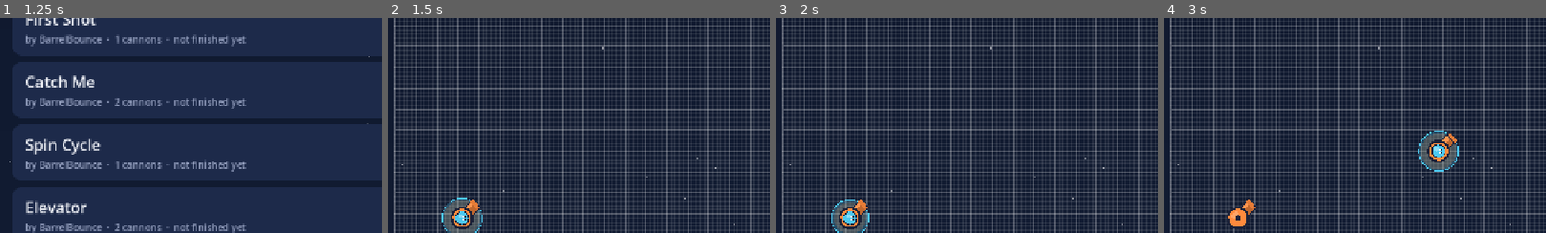
Above: before the commit, frames 1-4 (left to right).
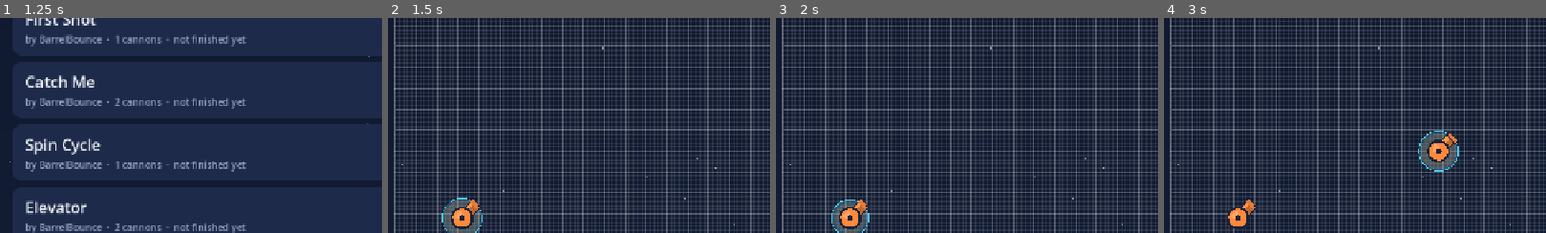
Above: after the commit, the same moments.

Repository: incredibleLeitman/BarrelBounce
Game: Godot game, scene res://scenes/main_menu.tscn
Two runs of this game, one before a commit and one after it. Both use one fixed random seed, a clock stepped at 60 frames per second and the inputs below.
Inputs:
- Up to frame 1 (1.25 s): click "Start" at 0.5 s
- Up to frame 2 (1.5 s): click "+ New level" at 1.25 s
- Up to frame 3 (2 s): no input
- Up to frame 4 (3 s): click "+ Cannon" at 2 s; click "Make start" at 2.75 s
The pictures show only the part of the screen within x 0-50%, y 27-77%; the shares and areas given below are measured in that part.

Frame 1 is identical in both runs. In frame 2, 0.2% of the frame differs, in the area x 17-22%, y 89-97%; in frame 3, 0.2%; in frame 4, 0.2%.

Commit message:
Editor: colour movement patterns per cannon
Selected cannons draw their movement hints in the pulsing selection
colour, thicker and above everything else. Other cannons use a lighter
tint of their type colour, one step darker for each further cannon of
the same type, wrapping after four steps.

Co-Authored-By: Claude Fable 5.1 <noreply@anthropic.com>
Claude-Session: https://claude.ai/code/session_01P1Bjp7HghSrjiHKHQrjXiS

Diff:
--- a/scripts/editor.gd
+++ b/scripts/editor.gd
@@ -488,8 +488,10 @@
 	_rebuild_inspector()
 
 
-func _set_selection(indices: Array[int], finish := false) -> void:
-	selection = indices.duplicate()
+func _set_selection(indices: Array, finish := false) -> void:
+	selection.clear()
+	for i in indices:
+		selection.append(int(i))
 	finish_selected = finish and indices.is_empty()
 	view.set_selection(selection, finish_selected)
 	_rebuild_inspector()
--- a/scripts/view/cannon_node.gd
+++ b/scripts/view/cannon_node.gd
@@ -9,6 +9,10 @@
 var show_hints := false
 var pulse := 0.0
 var fuse := 1.0           # 0..1, fraction of the fuse left (auto cannons only)
+## Which cannon of its type this is (0, 1, 2, ...). Movement hints get a darker shade per step
+## so neighbouring cannons of the same type can be told apart.
+var shade_index := 0
+const SHADE_STEPS := 4
 var spark_rng := RandomNumberGenerator.new()
 
 
@@ -106,22 +110,33 @@
 			draw_circle(tip + dir * len, 1.5, Color(col, 0.9))
 
 
+## Colour of this cannon's movement hints: the pulsing selection colour when selected,
+## otherwise a lighter tint of the type colour, one step darker per cannon of the same type.
+func hint_color() -> Color:
+	if selected:
+		return Color(UI.ACCENT_2, 0.6 + 0.35 * sin(pulse * 6.0))
+	var type_color: Color = Simulation.type_info(str(data.get("type", "normal")))["color"]
+	var tint := type_color.lightened(0.55).darkened(0.24 * (shade_index % SHADE_STEPS))
+	return Color(tint, 0.6)
+
+
 func _draw_hints() -> void:
 	var base := Vector2(float(data.get("x", 0.0)), float(data.get("y", 0.0))) - position
-	var hint := Color(UI.ACCENT_2, 0.35)
+	var hint := hint_color()
+	var w := 3.0 if selected else 2.0
 	for b in data.get("behaviors", []):
 		match str(b.get("type", "")):
 			"move":
 				var d: Vector2 = Simulation.DIRS.get(str(b.get("dir", "right")), Vector2.RIGHT)
 				var r := float(b.get("range", 150.0))
-				draw_dashed_line(base, base + d * r, hint, 2.0, 8.0)
+				draw_dashed_line(base, base + d * r, hint, w, 8.0)
 				draw_circle(base + d * r, 5.0, hint)
 			"orbit":
-				draw_arc(base, float(b.get("radius", 120.0)), 0.0, TAU, 48, hint, 2.0)
+				draw_arc(base, float(b.get("radius", 120.0)), 0.0, TAU, 48, hint, w)
 				draw_circle(base, 4.0, hint)
 			"sweep":
 				var a0 := deg_to_rad(float(data.get("angle", 0.0)) + float(b.get("from", -45.0)))
 				var a1 := deg_to_rad(float(data.get("angle", 0.0)) + float(b.get("to", 45.0)))
-				draw_arc(Vector2.ZERO, 62.0, minf(a0, a1), maxf(a0, a1), 24, hint, 3.0)
+				draw_arc(Vector2.ZERO, 62.0, minf(a0, a1), maxf(a0, a1), 24, hint, w + 1.0)
 			"rotate":
-				draw_arc(Vector2.ZERO, 62.0, 0.0, TAU, 48, Color(hint, 0.5), 1.5)
+				draw_arc(Vector2.ZERO, 62.0, 0.0, TAU, 48, Color(hint, hint.a * 0.6), w - 0.5)
--- a/scripts/view/level_view.gd
+++ b/scripts/view/level_view.gd
@@ -52,9 +52,13 @@
 	cannon_nodes.clear()
 	backdrop.show_bounds = show_hints
 	backdrop.queue_redraw()
+	var per_type: Dictionary = {}
 	for c in sim.cannons:
 		var node := CannonNode.new(c)
 		node.show_hints = show_hints
+		var t := str(c.get("type", "normal"))
+		node.shade_index = int(per_type.get(t, 0))
+		per_type[t] = node.shade_index + 1
 		add_child(node)
 		cannon_nodes.append(node)
 	# Player above cannons.
@@ -81,7 +85,9 @@
 
 func set_selection(indices: Array, finish_selected: bool) -> void:
 	for i in cannon_nodes.size():
-		cannon_nodes[i].selected = indices.has(i)
+		var on: bool = indices.has(i)
+		cannon_nodes[i].selected = on
+		cannon_nodes[i].z_index = 1 if on else 0   # selected patterns draw above the others
 		cannon_nodes[i].queue_redraw()
 	finish_node.selected = finish_selected
 
--- a/tools/screenshots.gd
+++ b/tools/screenshots.gd
@@ -15,14 +15,22 @@
 	DirAccess.make_dir_recursive_absolute("user://screenshots")
 	await get_tree().process_frame
 	GameState.current_level = GameState.builtin_levels()[6]
-	GameState.editor_level = GameState.builtin_levels()[5].duplicate(true)
-	GameState.editor_level["background"] = "underwater"
+	# Editor shot: several cannons of the same type with movement, close together, one selected.
+	GameState.editor_level = GameState.normalize_level({
+		"name": "Pattern colours", "background": "underwater",
+		"cannons": [
+			{"x": 160.0, "y": 560.0, "angle": -45.0, "type": "normal", "behaviors": []},
+			{"x": 520.0, "y": 360.0, "angle": -60.0, "type": "normal", "behaviors": [{"type": "orbit", "radius": 110.0, "period": 4.0}]},
+			{"x": 640.0, "y": 420.0, "angle": -30.0, "type": "normal", "behaviors": [{"type": "move", "dir": "right", "range": 250.0, "period": 2.0}, {"type": "sweep", "from": -40.0, "to": 40.0, "period": 2.0}]},
+			{"x": 760.0, "y": 300.0, "angle": -90.0, "type": "normal", "behaviors": [{"type": "orbit", "radius": 80.0, "period": 3.0, "clockwise": false}]},
+			{"x": 900.0, "y": 500.0, "angle": 180.0, "type": "weak", "behaviors": [{"type": "rotate", "speed": 90.0}, {"type": "move", "dir": "up", "range": 200.0, "period": 3.0}]},
+		],
+		"finish": {"x": 1150.0, "y": 100.0, "w": 60.0, "h": 500.0}, "start": 0})
 	for shot in SHOTS:
 		var scene: Node = (load(shot[1]) as PackedScene).instantiate()
 		get_tree().root.add_child(scene)
 		if shot[0] == "editor":
-			# Show the multi-select inspector.
-			scene._select_all()
+			scene._set_selection([2])
 		if shot[0] == "level":
 			# Let the ball fly a bit so the trail shows up.
 			for i in 30:
